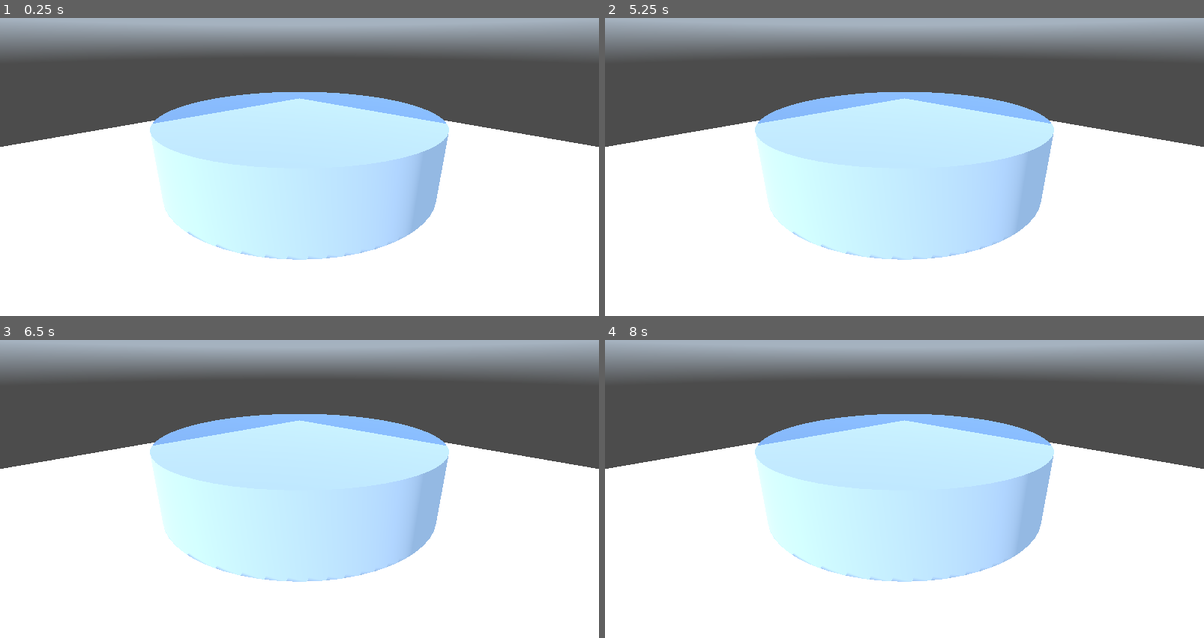
Above: before the commit, frames 1-4 (two rows, left to right).
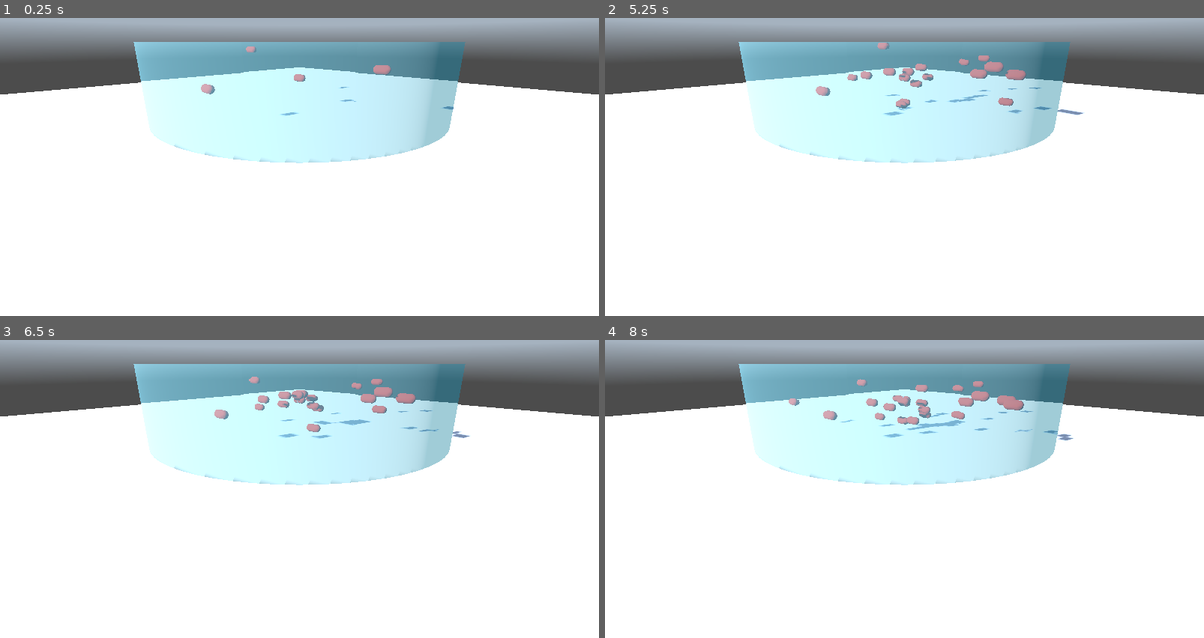
Above: after the commit, the same moments.

Repository: elegaanz/collective-behavior
Game: Godot game, scene res://Main.tscn
The game is run twice, just before and just after one commit, with the same random seed, the same clock (stepped at 60 frames per second) and the same inputs. A sky picture missing from this copy of the repository is replaced by a grey-blue gradient.
Inputs:
- Up to frame 1 (0.25 s): no input
- Up to frame 2 (5.25 s): tap Enter at 0.5, 3.5 s; tap Z (spawn_fish, bound only after the commit) at 0.6, 1.55, 2.1, 3.05, 3.6, 4.55, 5.1 s; tap A (spawn_food, bound only after the commit) at 0.8, 1.35, 2.3, 2.85, 3.8, 4.35 s; tap Space at 2.75 s
- Up to frame 3 (6.5 s): tap A (spawn_food, bound only after the commit) at 5.3, 5.85 s; tap Z (spawn_fish, bound only after the commit) at 6.05 s
- Up to frame 4 (8 s): tap Z (spawn_fish, bound only after the commit) at 6.6, 7.55 s; tap A (spawn_food, bound only after the commit) at 6.8, 7.35 s

The runs differ from the first frame. In frame 1, 35% of the frame differs, in the area x 0-100%, y 8-82%; in frame 2, 35%; in frame 3, 35%; in frame 4, 35%.

Commit message:
Basic implementation of the simulation
It follows the equations provided in the base paper.

For now only the feeding phase is implemented, the growing phase is not.
The fish cannot actually eat the food either.

A can be pressed to spawn some food.
Z can be used to spawn a fish.

Diff:
--- /dev/null
+++ b/Fish.gd
@@ -0,0 +1,148 @@
+extends Node3D
+
+# W in the article
+var body_mass = 1.0
+# TL in the article
+var total_length = 0.1
+# S in the article
+var feed_intake_weight = 0.0
+const MAX_FEED_INTAKE = 10.0 # TODO: actual value
+
+var swimming_force_vector = Vector3.RIGHT
+var acceleration = Vector3.RIGHT
+var speed = Vector3.ZERO
+
+enum PHASE {
+	FEEDING,
+	GROWING,
+}
+
+var current_phase = PHASE.FEEDING
+
+# Called when the node enters the scene tree for the first time.
+func _ready():
+	pass # Replace with function body.
+
+var w = [0.6, 0.4, 0.4, 1.0, 0.0, 0.2] # w1 to w6 (the index are shifted in Godot and go from 0 to 5)
+var max_speed_coeff = 1.5 # Cv in the article
+
+# Called every frame. 'delta' is the elapsed time since the previous frame.
+func _process(delta):
+	if current_phase == PHASE.FEEDING:
+		# this algorithm is based on figure 2
+		if feed_in_tank() && feed_intake_weight < MAX_FEED_INTAKE:
+			w[4] = 3.0
+			max_speed_coeff = 7.0
+		else:
+			w[4] = 0.0
+			max_speed_coeff = 1.5
+		# update swimming force vector
+		swimming_force_vector = compute_swimming_force()
+		# compute acceleration, speed and position
+		# Equations (1) in the article
+		acceleration = swimming_force_vector / body_mass
+		speed += acceleration * delta
+		position += speed * delta
+
+# The following variables are updated regularly in _physics_process
+var closest_fish = null
+var baricenter = Vector3.ZERO # computed with equation 5
+var mean_velocity = Vector3.ZERO # computed with equation 7
+var closest_food = null
+
+func compute_swimming_force():
+	# the equations here are described by Figure 4
+	# and equations 2 to 10
+	var closest_boundary = find_closest_boundary()
+
+	var separation = Vector3.ZERO
+	if closest_fish != null:
+		separation = w[0] * (position - closest_fish.position).normalized()
+
+	var cohesion = w[1] * (baricenter - position).normalized()
+
+	var alignment = w[2] * (mean_velocity - speed).normalized()
+
+	var boundary_avoidance = Vector3.ZERO
+	var distance_to_boundary = (position - closest_boundary).length()
+	if distance_to_boundary <  field_of_view():
+		boundary_avoidance = w[3] * (position - closest_boundary).normalized()
+
+	var food_attraction = Vector3.ZERO
+	if closest_food != null:
+		food_attraction = w[4] * (closest_food.position - position).normalized()
+
+	var random_vector = Vector3(randf_range(-1, 1), randf_range(-1, 1), randf_range(-1, 1))
+	var random_movement = w[5] * random_vector.normalized()
+
+	return (
+		separation +
+		cohesion +
+		alignment +
+		boundary_avoidance +
+		food_attraction +
+		random_movement
+	)
+
+func find_closest_boundary():
+	const TANK_RADIUS = 2.0
+	const TANK_HEIGHT = 1.0
+	var tank_center = Vector3(0, position.y, 0)
+	var vector_to_center = tank_center - position
+	var prolongation_to_boundary = vector_to_center.normalized() * TANK_RADIUS
+	var distance_to_border = (prolongation_to_boundary - position).length()
+	var distance_to_top = abs(TANK_HEIGHT - position.y)
+	var distance_to_bottom = position.y
+	if distance_to_border < distance_to_top && distance_to_border < distance_to_bottom:
+		return prolongation_to_boundary
+	elif distance_to_top < distance_to_bottom:
+		return Vector3(position.x, TANK_HEIGHT, position.z)
+	else:
+		return Vector3(position.x, 0, position.z)
+
+func start_feeding():
+	current_phase = PHASE.FEEDING
+	feed_intake_weight = 0.0
+
+func feed_in_tank():
+	return get_tree().get_nodes_in_group("Food").size() > 0
+
+func _physics_process(_delta):
+	var school = get_tree().get_nodes_in_group("School")
+	var smallest_distance = INF
+	var visible_fishes = 0
+
+	closest_fish = null
+	baricenter = Vector3.ZERO
+	mean_velocity = Vector3.ZERO
+
+	for fish in school:
+		if fish == self:
+			continue
+		var distance = (fish.position - position).length()
+		if distance <  field_of_view():
+			visible_fishes += 1
+			baricenter += fish.position
+			mean_velocity += fish.speed
+			if distance < smallest_distance:
+				smallest_distance = distance
+				closest_fish = fish
+
+	if visible_fishes > 0:
+		baricenter /= visible_fishes
+		mean_velocity /= visible_fishes
+
+	closest_food = null
+	var foods = get_tree().get_nodes_in_group("Food")
+	smallest_distance = INF
+	for food in foods:
+		var distance = (food.position - position).length()
+		if distance < field_of_view() && distance < smallest_distance:
+			smallest_distance = distance
+			closest_food = food
+
+# TODO: replace it with a function that takes a point
+# to take into account the dead space at the back of the
+# fish
+func field_of_view():
+	return 2 * total_length
--- /dev/null
+++ b/Fish.tscn
@@ -0,0 +1,16 @@
+[gd_scene load_steps=4 format=3 uid="uid://dck381fhv4f0j"]
+
+[ext_resource type="Script" path="res://Fish.gd" id="1_cj1jw"]
+
+[sub_resource type="StandardMaterial3D" id="StandardMaterial3D_f8hku"]
+albedo_color = Color(0.729412, 0.188235, 0.129412, 1)
+
+[sub_resource type="CapsuleMesh" id="CapsuleMesh_6xcxd"]
+material = SubResource("StandardMaterial3D_f8hku")
+
+[node name="Fish" type="Node3D" groups=["School"]]
+script = ExtResource("1_cj1jw")
+
+[node name="MeshInstance3D" type="MeshInstance3D" parent="."]
+transform = Transform3D(-4.37114e-09, 0.1, 0, -0.1, -4.37114e-09, 0, 0, 0, 0.1, 0, 0, 0)
+mesh = SubResource("CapsuleMesh_6xcxd")
--- /dev/null
+++ b/Food.tscn
@@ -0,0 +1,9 @@
+[gd_scene load_steps=2 format=3 uid="uid://bqbt202am88dt"]
+
+[sub_resource type="SphereMesh" id="SphereMesh_6hv0y"]
+
+[node name="Food" type="Node3D" groups=["Food"]]
+
+[node name="MeshInstance3D" type="MeshInstance3D" parent="."]
+transform = Transform3D(0.1, 0, 0, 0, 0.1, 0, 0, 0, 0.1, 0, 0, 0)
+mesh = SubResource("SphereMesh_6hv0y")
--- /dev/null
+++ b/Main.gd
@@ -0,0 +1,28 @@
+extends Node
+
+@export var food_scene: PackedScene
+@export var fish_scene: PackedScene
+
+# Called when the node enters the scene tree for the first time.
+func _ready():
+	pass # Replace with function body.
+
+
+# Called every frame. 'delta' is the elapsed time since the previous frame.
+func _process(_delta):
+	pass
+
+func _input(event):
+	if event.is_action("spawn_food"):
+		var food = food_scene.instantiate()
+		food.position = Vector3(0, 0.5, 0)
+		add_child(food)
+	if event.is_action("spawn_fish"):
+		var fish = fish_scene.instantiate()
+		var rangle = randf_range(-PI, PI)
+		fish.position = Vector3(
+			cos(rangle) * randf_range(0, 1.8),
+			randf_range(0, 1),
+			sin(rangle) * randf_range(0, 1.8),
+		)
+		add_child(fish)
--- a/Main.tscn
+++ b/Main.tscn
@@ -1,6 +1,9 @@
-[gd_scene load_steps=9 format=3 uid="uid://q7ohce1uya34"]
+[gd_scene load_steps=12 format=3 uid="uid://q7ohce1uya34"]
 
 [ext_resource type="Texture2D" uid="uid://ccx0h2pr51r14" path="res://sky.png" id="1_3swok"]
+[ext_resource type="Script" path="res://Main.gd" id="1_utao3"]
+[ext_resource type="PackedScene" uid="uid://dck381fhv4f0j" path="res://Fish.tscn" id="2_7ul0k"]
+[ext_resource type="PackedScene" uid="uid://bqbt202am88dt" path="res://Food.tscn" id="2_rygh3"]
 
 [sub_resource type="BoxMesh" id="BoxMesh_yc8nc"]
 size = Vector3(10, 0.1, 10)
@@ -15,7 +18,7 @@
 transparency = 1
 cull_mode = 2
 depth_draw_mode = 1
-albedo_color = Color(0.505882, 0.776471, 1, 0.568627)
+albedo_color = Color(0, 0.87451, 1, 0.380392)
 metallic = 0.15
 metallic_specular = 1.0
 rim_enabled = true
@@ -35,9 +38,12 @@
 sky = SubResource("Sky_ficd5")
 
 [node name="Node3D" type="Node"]
+script = ExtResource("1_utao3")
+food_scene = ExtResource("2_rygh3")
+fish_scene = ExtResource("2_7ul0k")
 
 [node name="Camera3D" type="Camera3D" parent="."]
-transform = Transform3D(0.707107, -0.241845, 0.664463, 0, 0.939692, 0.34202, -0.707107, -0.241845, 0.664463, 3, 2, 3)
+transform = Transform3D(0.707107, -0.241845, 0.664463, 0, 0.939692, 0.342021, -0.707107, -0.241845, 0.664463, 3, 1, 3)
 current = true
 fov = 60.0
 
@@ -57,3 +63,15 @@
 
 [node name="WorldEnvironment" type="WorldEnvironment" parent="."]
 environment = SubResource("Environment_v5v4x")
+
+[node name="Fish" parent="." instance=ExtResource("2_7ul0k")]
+transform = Transform3D(1, 0, 0, 0, 1, 0, 0, 0, 1, 0, 0.5, 0)
+
+[node name="Fish4" parent="." instance=ExtResource("2_7ul0k")]
+transform = Transform3D(1, 0, 0, 0, 1, 0, 0, 0, 1, 1.27447, 0.701579, 0)
+
+[node name="Fish3" parent="." instance=ExtResource("2_7ul0k")]
+transform = Transform3D(1, 0, 0, 0, 1, 0, 0, 0, 1, -1.09321, 0.892716, 0)
+
+[node name="Fish2" parent="." instance=ExtResource("2_7ul0k")]
+transform = Transform3D(1, 0, 0, 0, 1, 0, 0, 0, 1, -0.0129664, 0.5, 1.3937)
--- a/project.godot
+++ b/project.godot
@@ -18,3 +18,16 @@
 [editor]
 
 run/main_run_args="--rendering-driver opengl3"
+
+[input]
+
+spawn_food={
+"deadzone": 0.5,
+"events": [Object(InputEventKey,"resource_local_to_scene":false,"resource_name":"","device":0,"window_id":0,"alt_pressed":false,"shift_pressed":false,"ctrl_pressed":false,"meta_pressed":false,"pressed":false,"keycode":65,"physical_keycode":0,"key_label":0,"unicode":0,"echo":false,"script":null)
+]
+}
+spawn_fish={
+"deadzone": 0.5,
+"events": [Object(InputEventKey,"resource_local_to_scene":false,"resource_name":"","device":0,"window_id":0,"alt_pressed":false,"shift_pressed":false,"ctrl_pressed":false,"meta_pressed":false,"pressed":false,"keycode":90,"physical_keycode":0,"key_label":0,"unicode":0,"echo":false,"script":null)
+]
+}
